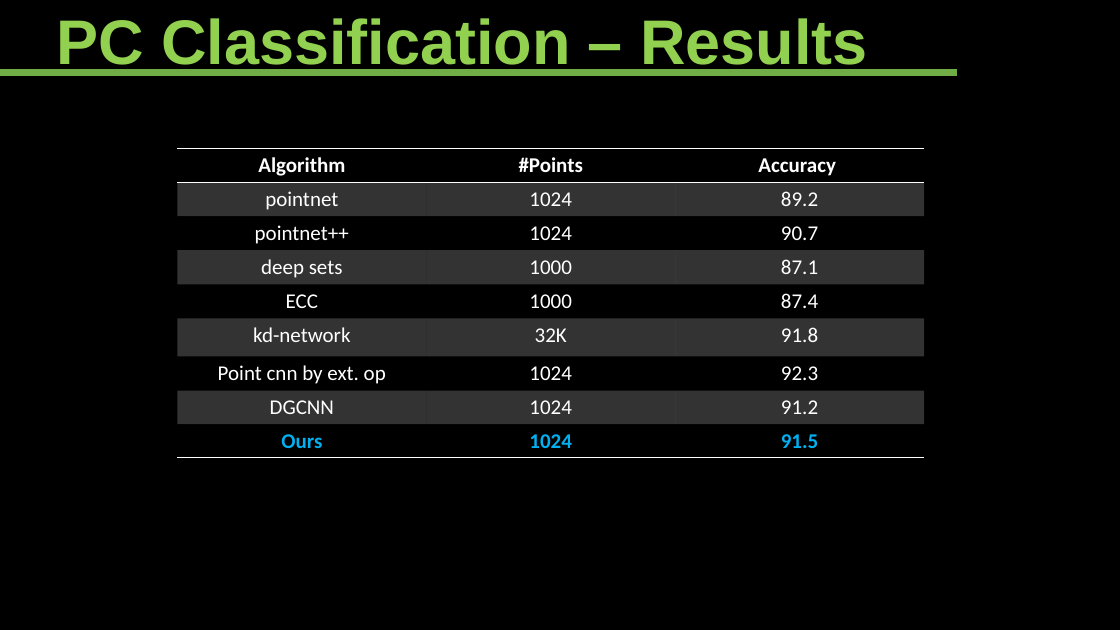
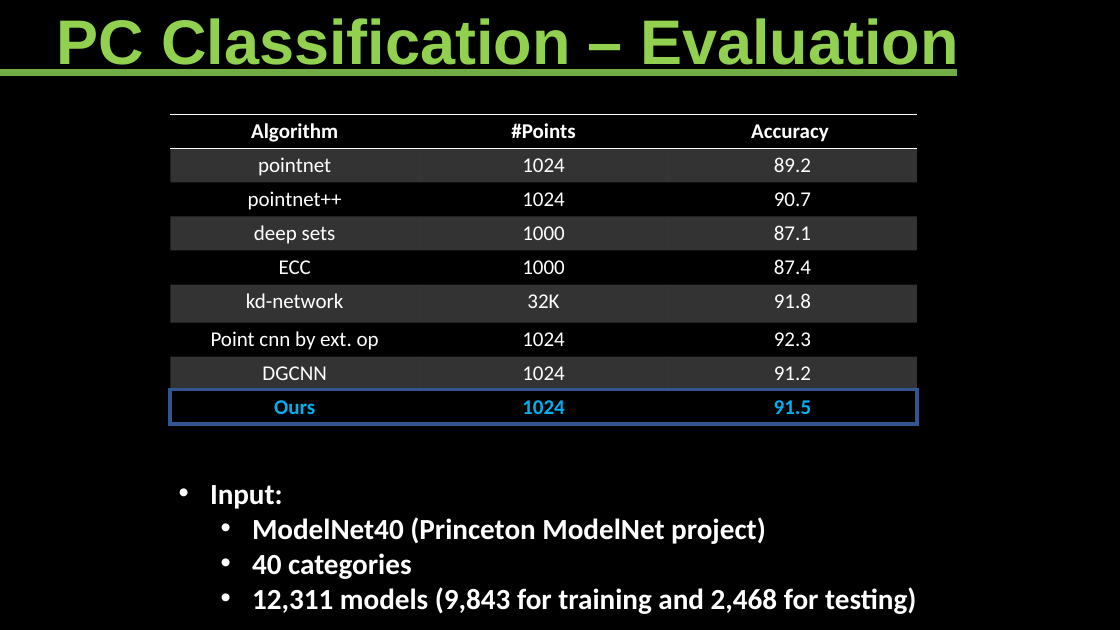
Before and after one commit to Ahdhn/EEC289Q-S18, a slide deck: slide 5 of Project/slides/XYZ.pptx. Drawn at 1120x630 pixels with LibreOffice and Linux fonts; fonts in the diff are those of the drawing. Boxes give left, top, right and bottom in pixels: in the first picture for what was removed or moved away, otherwise in the second. Text is boxed around its words. In the diff, an @@ line names an element or a change of style, - is before the commit and + after.

Commit message:
slides

```diff
--- a/Project/slides/XYZ.pptx
+++ b/Project/slides/XYZ.pptx
@@ text at bbox=[56, 18, 958, 75]: text changed @@
-PC Classification – Results
+PC Classification – Evaluation
@@ table: place and size @@
-table at bbox=[177, 148, 923, 458]
+table at bbox=[171, 114, 917, 424]
@@ rectangle added at bbox=[171, 389, 918, 423], outline #325491 3 pt @@
@@ text added at bbox=[210, 485, 916, 614], 25 pt, text #FFFFFF, bold @@
+• Input:
+  • ModelNet40 (Princeton ModelNet project)
+  • 40 categories
+  • 12,311 models (9,843 for training and 2,468 for testing)
```
Also in this commit, not shown: 2 other slides changed, 1 slide added.
